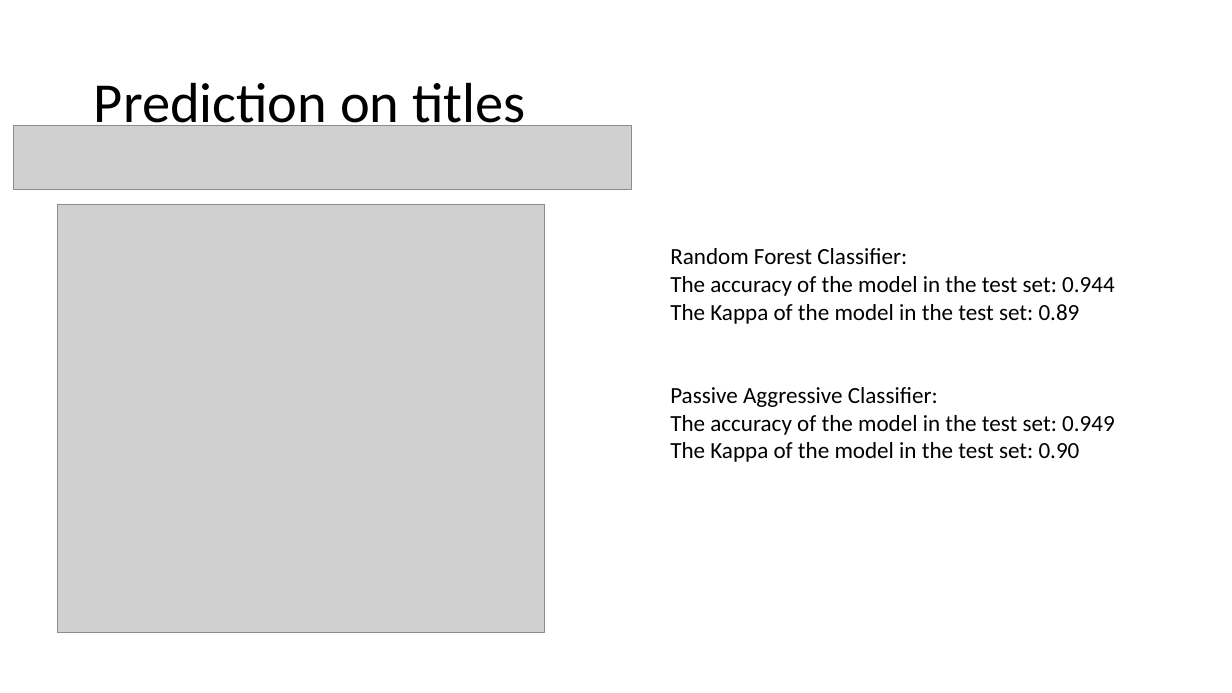
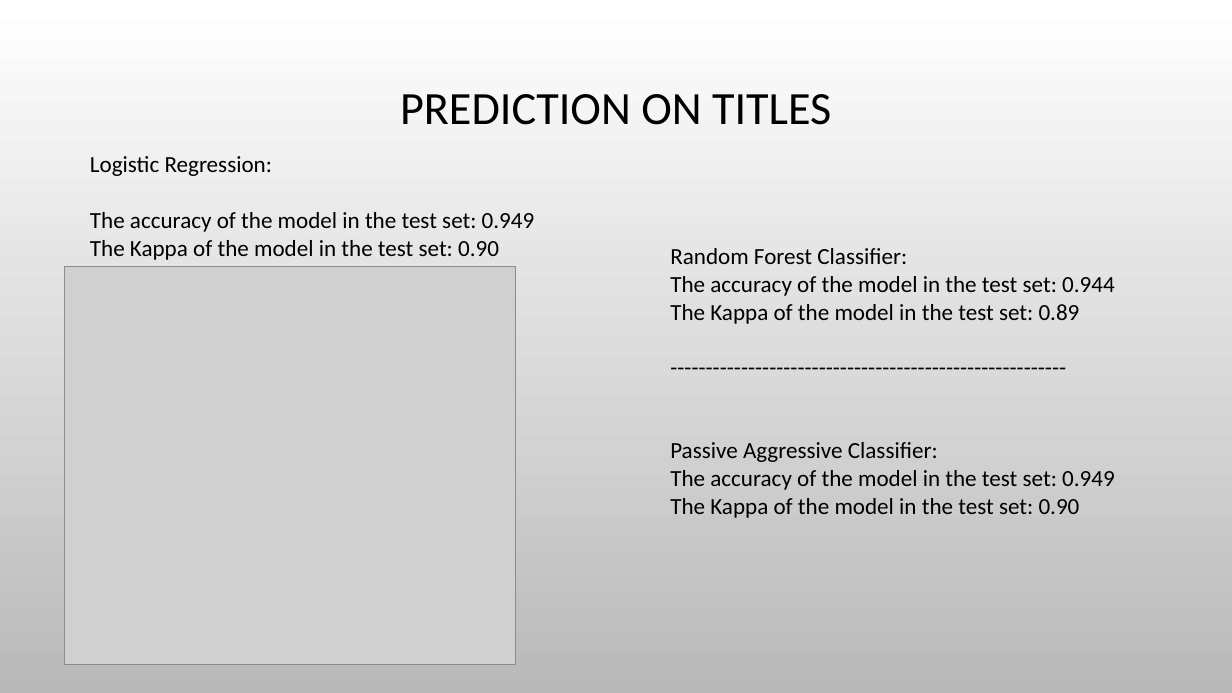
Before and after one commit to tanyaz80/final_bootcamp_project, a slide deck: slide 11 of Presentation/fake_news_detector_dec_2022.pptx. Drawn at 1232x693 pixels with LibreOffice and Linux fonts; fonts in the diff are those of the drawing; grey boxes stand for pictures; background and template pictures are left out. Boxes give left, top, right and bottom in pixels: in the first picture for what was removed or moved away, otherwise in the second. Text is boxed around its words. In the diff, an @@ line names an element or a change of style, - is before the commit and + after.

```diff
--- a/Presentation/fake_news_detector_dec_2022.pptx
+++ b/Presentation/fake_news_detector_dec_2022.pptx
@@ background #FFFFFF to picture (left out) @@
@@ title at box(400, 94, 831, 125): text changed; size 44 to 36 pt @@
-Prediction on titles
+PREDICTION ON TITLES
@@ picture removed at box(14, 125, 631, 189) @@
@@ text added at box(90, 156, 535, 260), 18 pt, text #000000 @@
+Logistic Regression:
+The accuracy of the model in the test set: 0.949
+The Kappa of the model in the test set: 0.90
@@ text at box(670, 248, 1115, 518): paragraph added @@
+--------------------------------------------------------
@@ picture: place and size @@
-picture at box(57, 204, 544, 633)
+picture at box(65, 266, 517, 664)
```
Also in this commit, not shown: 12 other slides changed, 7 slides added, 1 slide removed, 4 other files.
